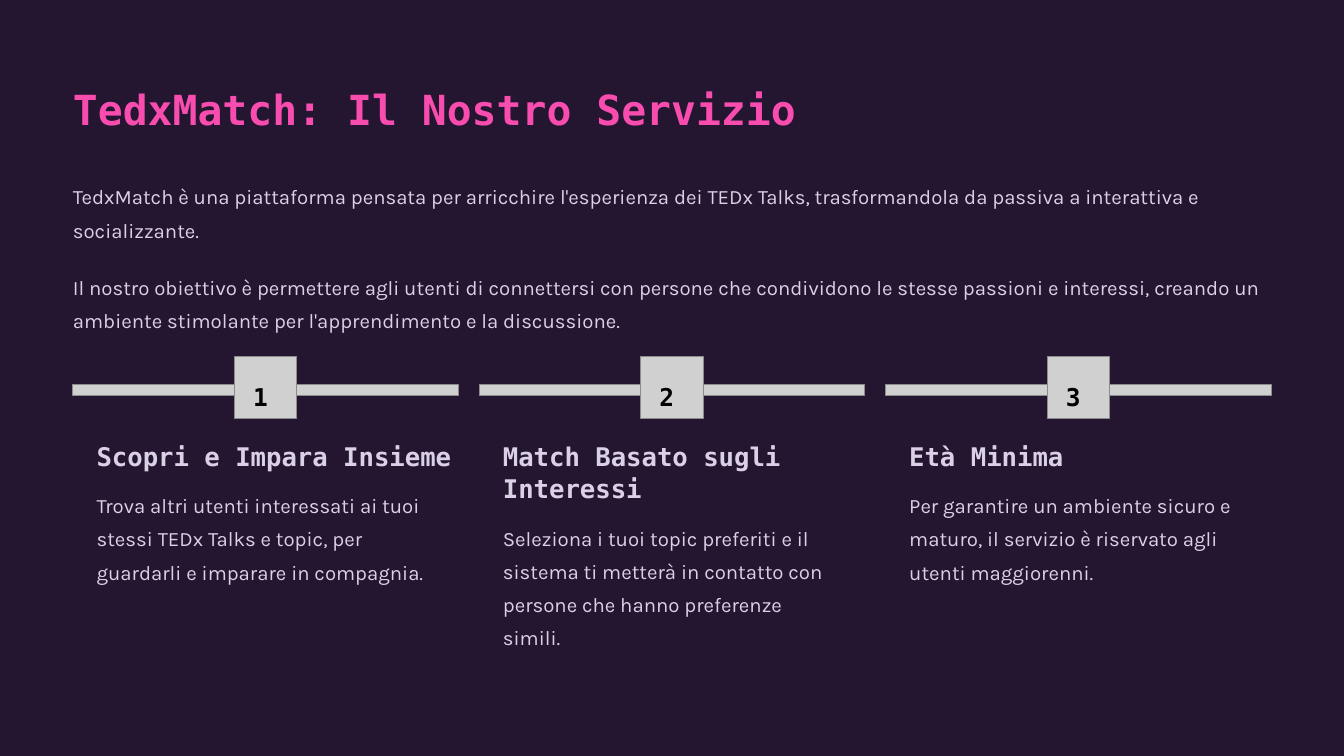
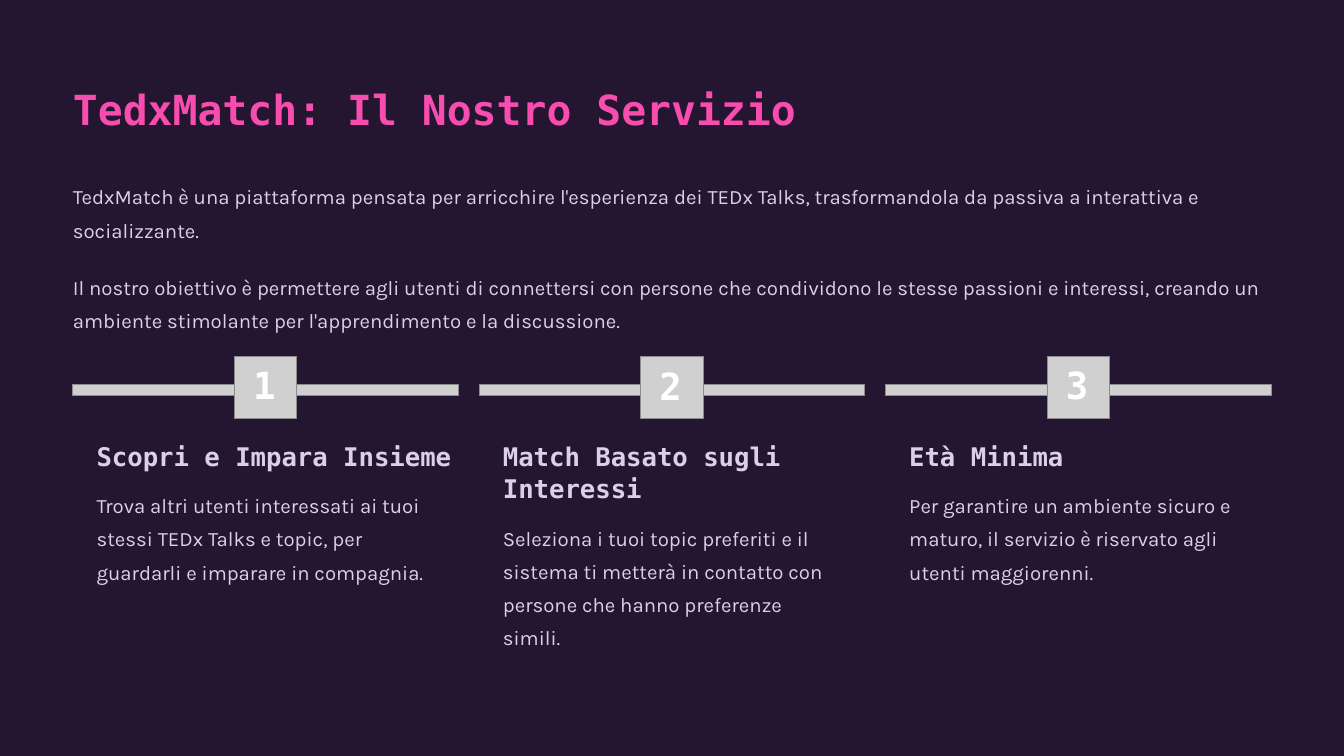
Before and after one commit to mnicoli13/tedx-match, a slide deck: slide 2 of Powerpoint/TedxMatch-1.pptx. Drawn at 1344x756 pixels with LibreOffice and Linux fonts; fonts in the diff are those of the drawing; grey boxes stand for pictures; background and template pictures are left out. Boxes give left, top, right and bottom in pixels: in the first picture for what was removed or moved away, otherwise in the second. Text is boxed around its words. In the diff, an @@ line names an element or a change of style, - is before the commit and + after.

Commit message:
powerpoint v2

```diff
--- a/Powerpoint/TedxMatch-1.pptx
+++ b/Powerpoint/TedxMatch-1.pptx
@@ size 21 to 32 pt, text colour #000000 to #FFFFFF in 3 elements at (659, 373, 681, 400), (253, 372, 275, 399), (1066, 372, 1088, 399) @@
```
